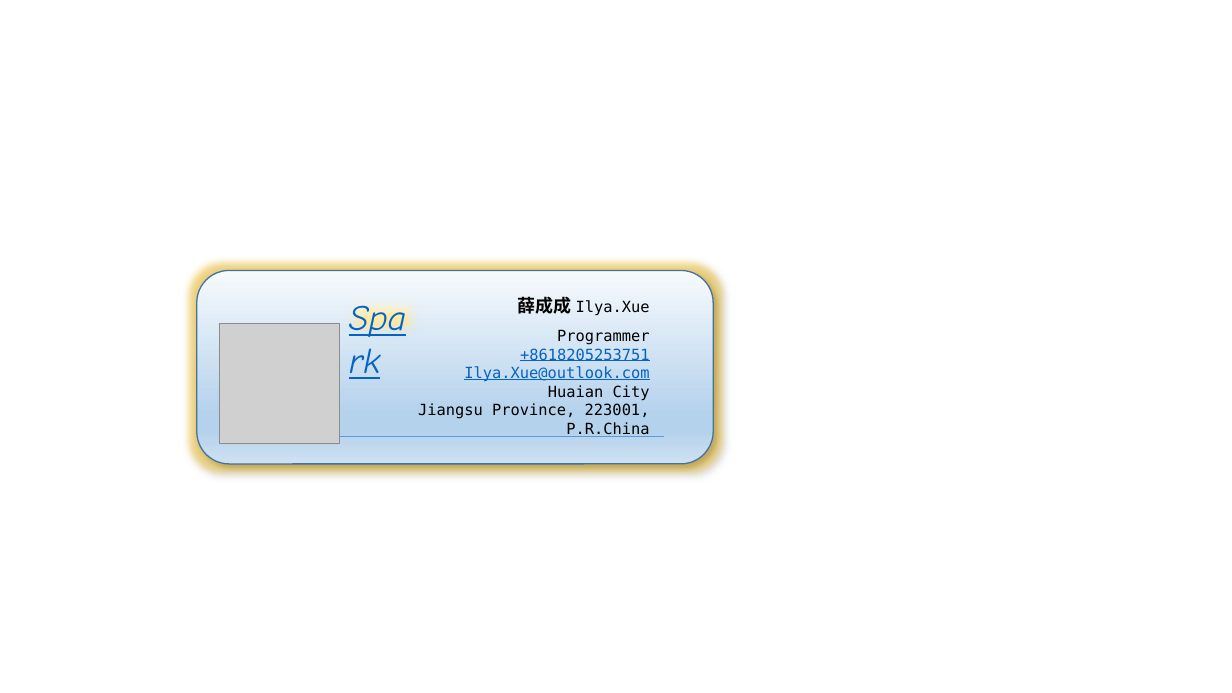
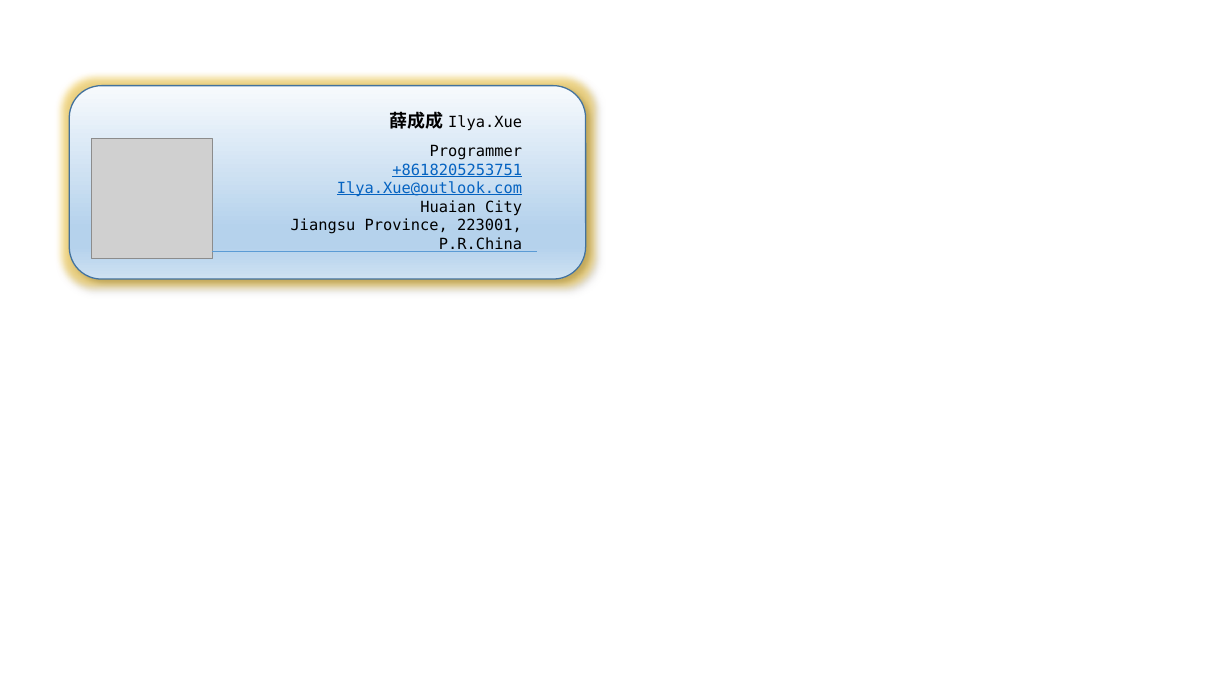
Before and after one commit to xuechengcheng1104/xuechengcheng1104.github.io, a slide deck: slide 1 of trunk/doc/30_ID.pptx (slide 2 before the commit). Drawn at 1232x693 pixels with LibreOffice and Linux fonts; fonts in the diff are those of the drawing; grey boxes stand for pictures. Boxes give left, top, right and bottom in pixels: in the first picture for what was removed or moved away, otherwise in the second. Text is boxed around its words. In the diff, an @@ line names an element or a change of style, - is before the commit and + after.

```diff
--- a/trunk/doc/30_ID.pptx
+++ b/trunk/doc/30_ID.pptx
@@ rounded rectangle: place and size @@
-rounded rectangle at <box>197,271,714,464</box>
+rounded rectangle at <box>69,86,586,279</box>
@@ picture: place and size @@
-picture at <box>219,323,339,444</box>
+picture at <box>91,139,212,259</box>
@@ 2 texts, 1 line: place and size @@
-2 texts, 1 line at <box>340,297,665,437</box>
+2 texts, 1 line at <box>213,112,537,252</box>
@@ text removed at <box>340,290,427,343</box> @@
-Spark
```
Also in this commit, not shown: 1 slide added, 1 slide removed, 4 other files.
